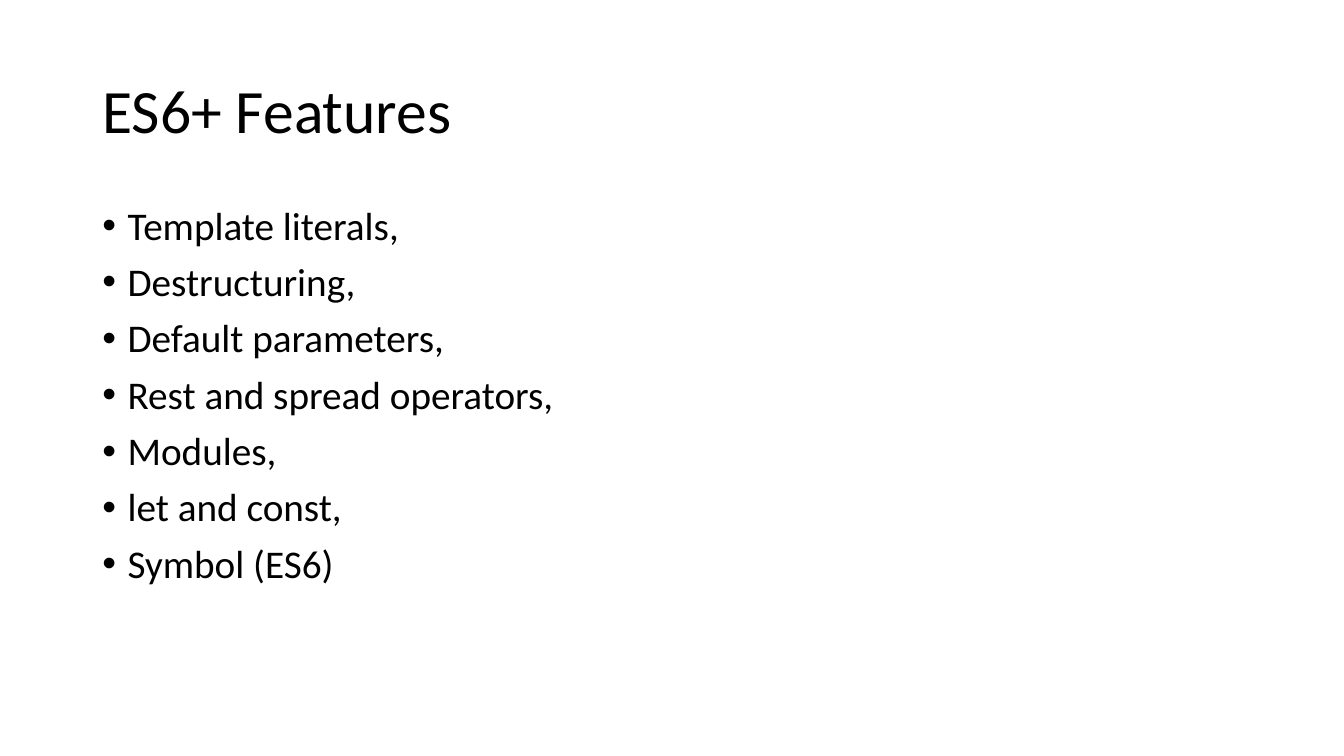
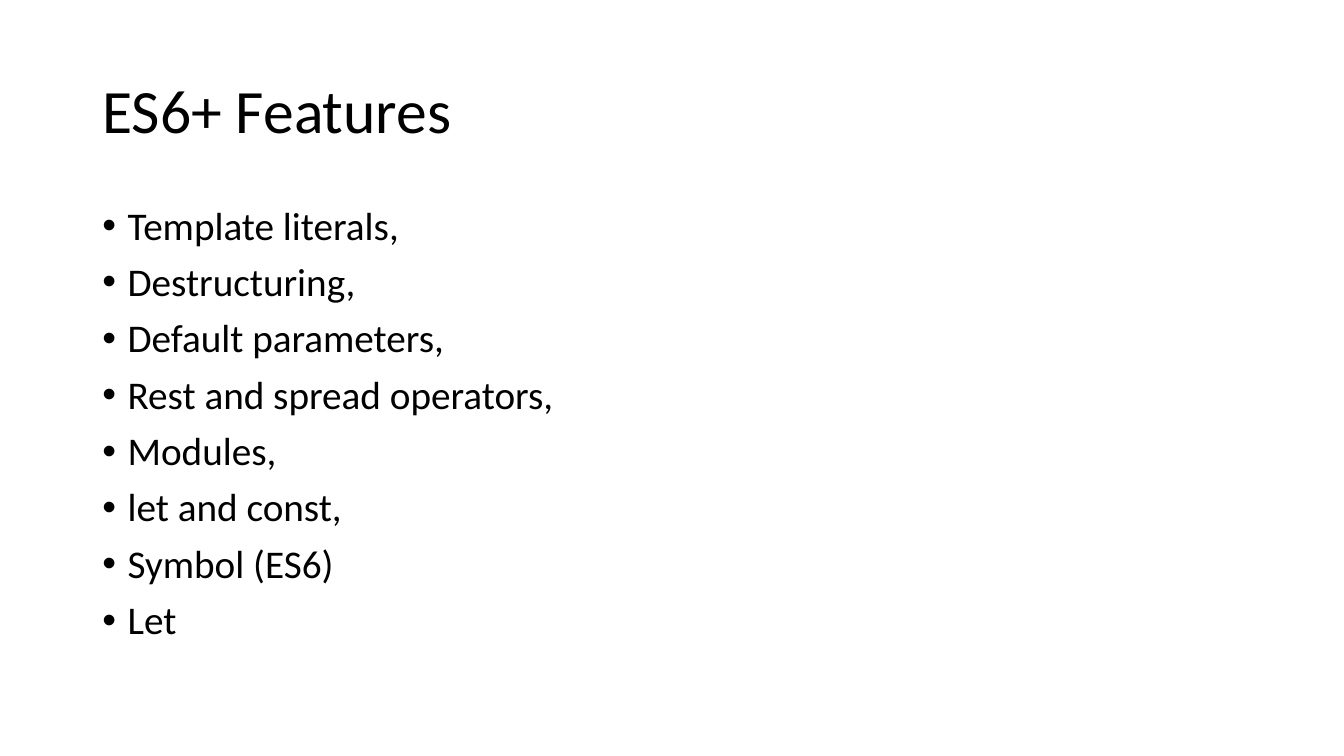
Before and after one commit to babumiya435/Portfolio, a slide deck: slide 12 of usp/Lstructure.pptx (slide 9 before the commit). Drawn at 1344x756 pixels with LibreOffice and Linux fonts; fonts in the diff are those of the drawing. Boxes give left, top, right and bottom in pixels: in the first picture for what was removed or moved away, otherwise in the second. Text is boxed around its words. In the diff, an @@ line names an element or a change of style, - is before the commit and + after.

```diff
--- a/usp/Lstructure.pptx
+++ b/usp/Lstructure.pptx
@@ text at (128,609,177,635): paragraph added @@
+• Let
```
Also in this commit, not shown: 7 other slides changed, 12 slides added.
